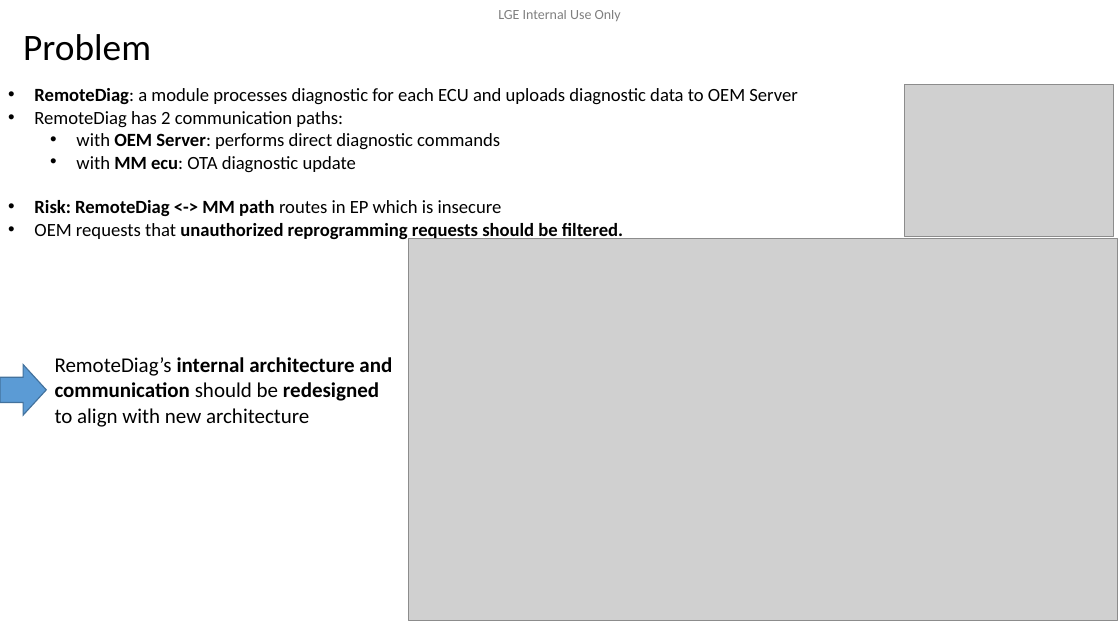
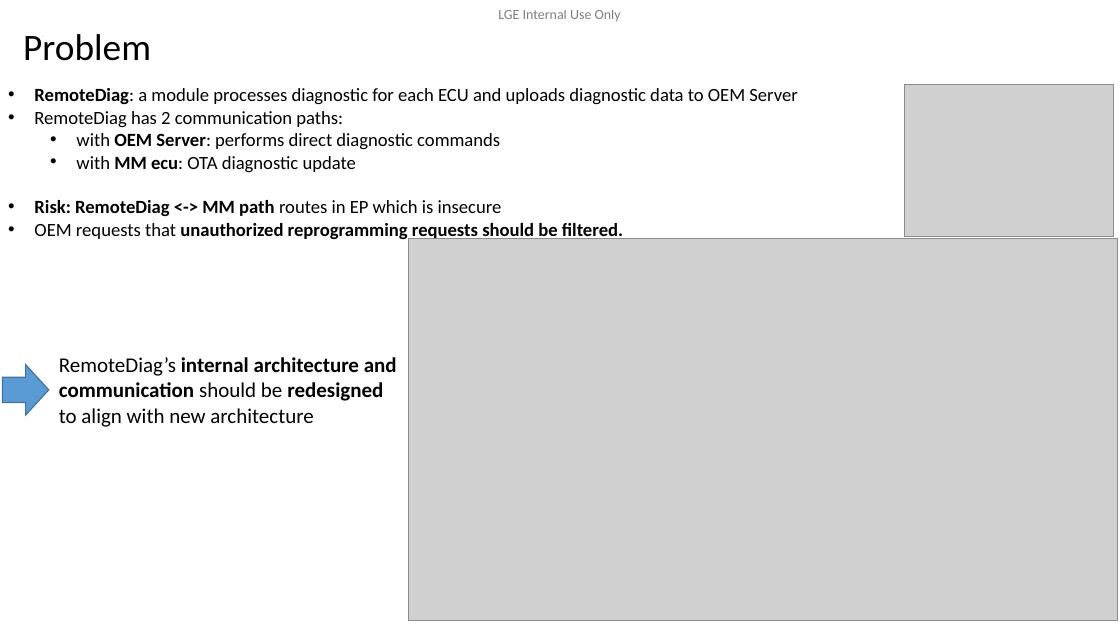
Before and after one commit to btqt/fe, a slide deck: slide 4 of design/FE_phi.vu_Design of Secure Remote Diag on Container Separation Architecture_3rd.pptx. Drawn at 1120x630 pixels with LibreOffice and Linux fonts; fonts in the diff are those of the drawing; grey boxes stand for pictures; background and template pictures are left out. Boxes give left, top, right and bottom in pixels: in the first picture for what was removed or moved away, otherwise in the second. Text is boxed around its words. In the diff, an @@ line names an element or a change of style, - is before the commit and + after.

```diff
--- a/design/FE_phi.vu_Design of Secure Remote Diag on Container Separation Architecture_3rd.pptx
+++ b/design/FE_phi.vu_Design of Secure Remote Diag on Container Separation Architecture_3rd.pptx
@@ text "RemoteDiag’s internal architecture and communication ..." moved from (x1=55, y1=357, x2=392, y2=427) to (x1=59, y1=357, x2=397, y2=427) @@
```
Also in this commit, not shown: 2 other slides changed, 2 slides added, 2 slides removed, 8 other files.
